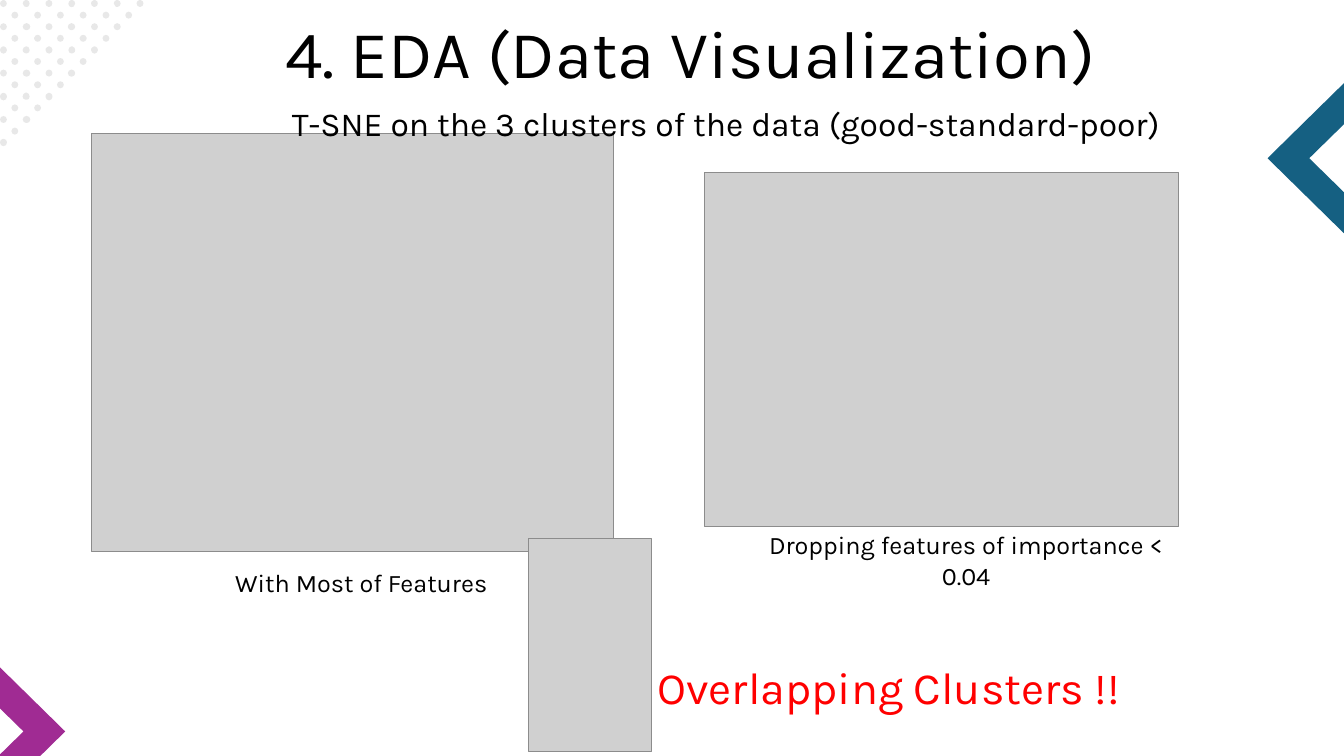
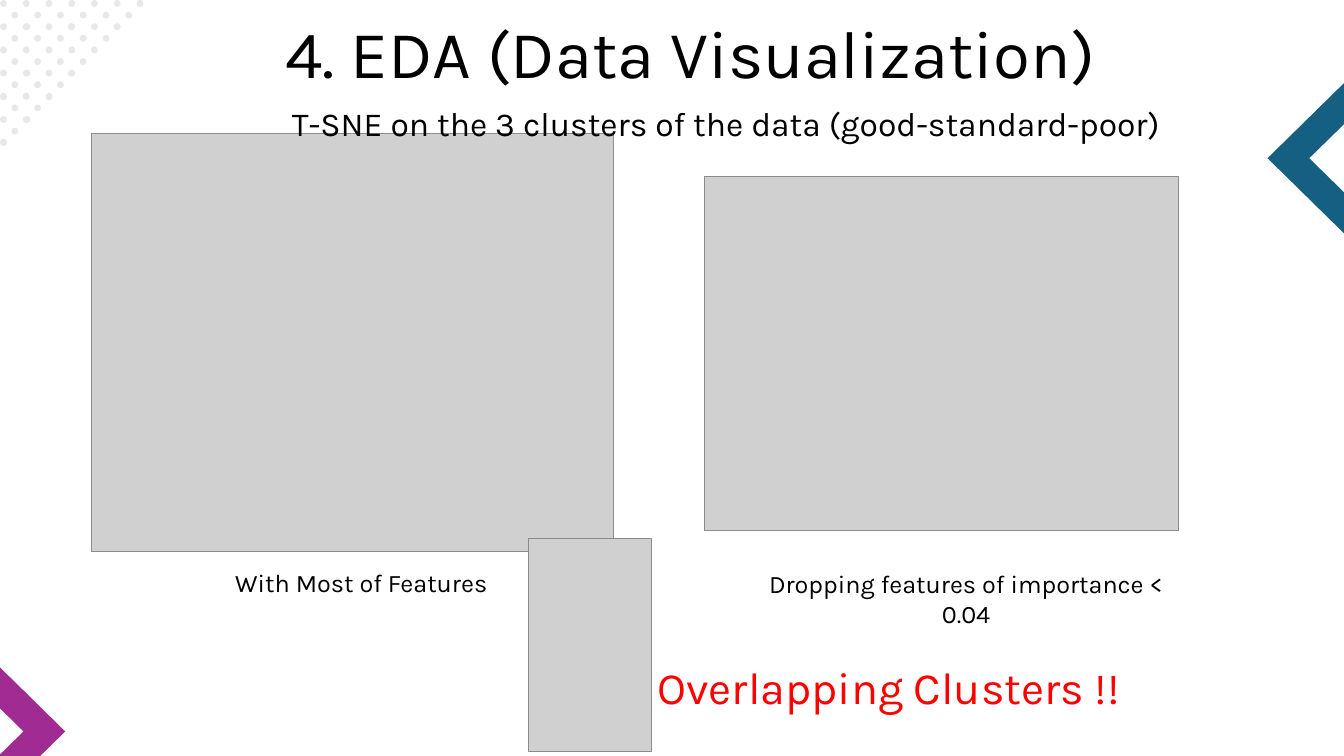
Before and after one commit to BasmaElhoseny01/Credit-Score-Classification-and-Analysis, a slide deck: slide 8 of Presentation.pptx. Drawn at 1344x756 pixels with LibreOffice and Linux fonts; fonts in the diff are those of the drawing; grey boxes stand for pictures. Boxes give left, top, right and bottom in pixels: in the first picture for what was removed or moved away, otherwise in the second. Text is boxed around its words. In the diff, an @@ line names an element or a change of style, - is before the commit and + after.

```diff
--- a/Presentation.pptx
+++ b/Presentation.pptx
@@ picture: place and size @@
-picture at bbox=[705, 172, 1179, 527]
+picture at bbox=[705, 176, 1179, 531]
@@ text "Dropping features of importance < ...": place and size @@
-text "Dropping features of importance < ..." at bbox=[769, 536, 1144, 586]
+text "Dropping features of importance < ..." at bbox=[769, 575, 1144, 624]
```
Also in this commit, not shown: 3 other slides changed, 3 other files.
